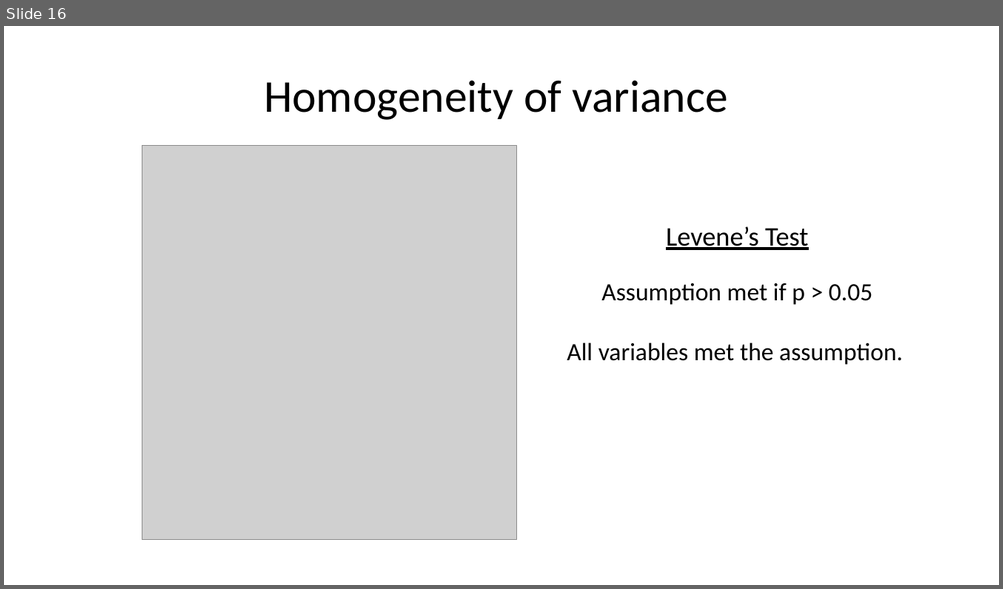
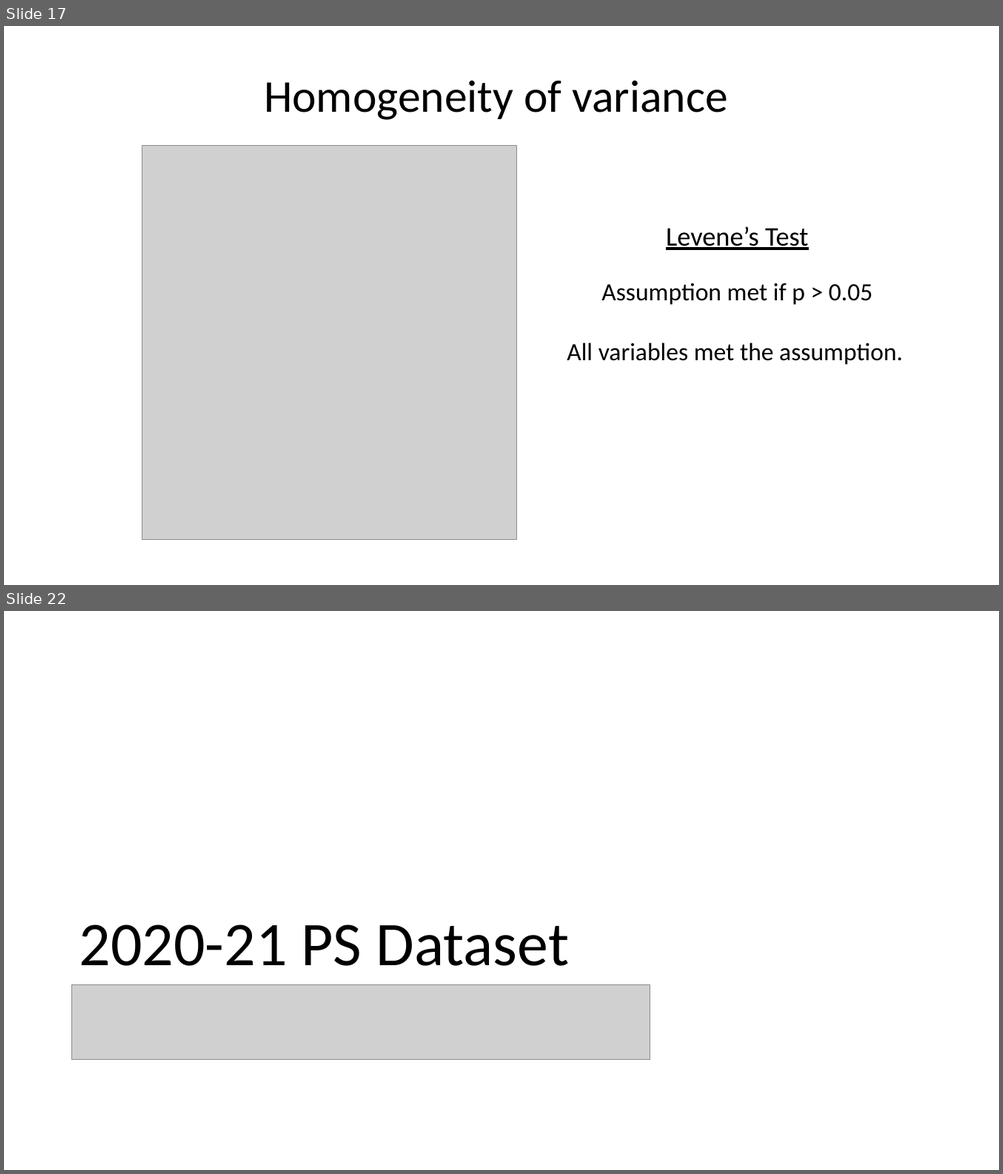
Before and after one commit to tiffanydho/ENT_research, a slide deck: ERAS_Linguistics/ERAS_race_report.pptx. Shown one above the other, each under a label of ours: slide 16 before the commit, slides 17 and 22 after it; the slides between them are not shown. The pictures are 1003x589 and 1003x1174 pixels, drawn with LibreOffice and Linux fonts; fonts in the diff are those of the drawing; grey boxes stand for pictures. Boxes give left, top, right and bottom in pixels: in the first picture for what was removed or moved away, otherwise in the second. Text is boxed around its words. In the diff, an @@ line names an element or a change of style, - is before the commit and + after.

```diff
--- a/ERAS_Linguistics/ERAS_race_report.pptx
+++ b/ERAS_Linguistics/ERAS_race_report.pptx
@@ slide 22 added at bbox=[4, 611, 999, 1170], background #FFFFFF @@
@@ title added at bbox=[79, 925, 569, 966], 60 pt, text #000000 @@
+2020-21 PS Dataset
@@ picture added at bbox=[72, 985, 650, 1060] @@
@@ what was slide 16 is now slide 17 @@
```
Also in this commit, not shown: 9 slides changed, 37 other slides added, 1 slide removed, 6 other files.
